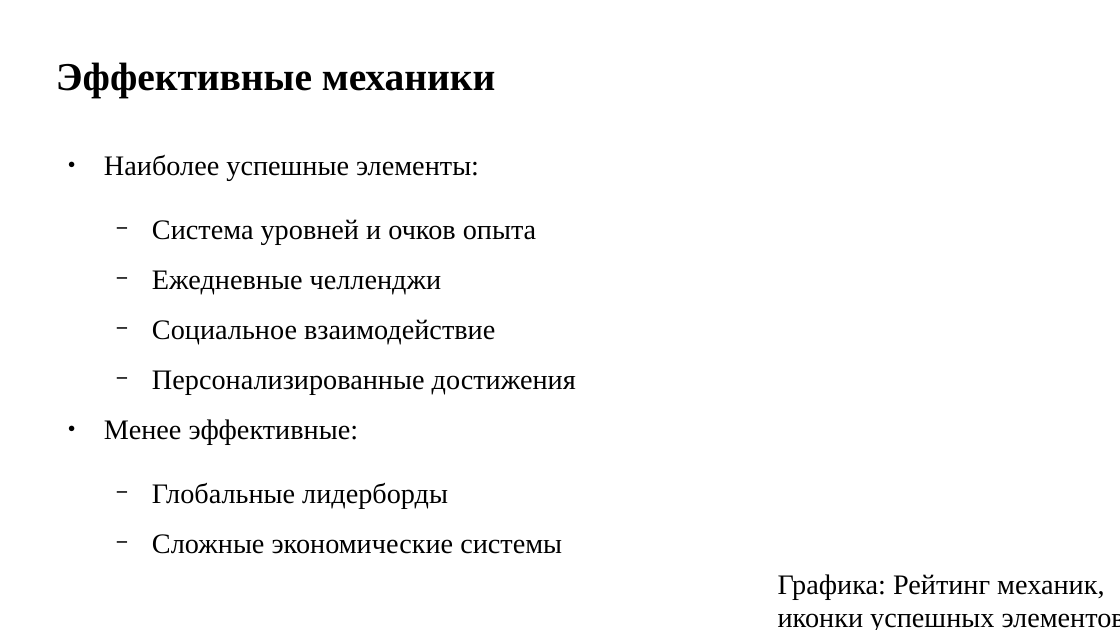
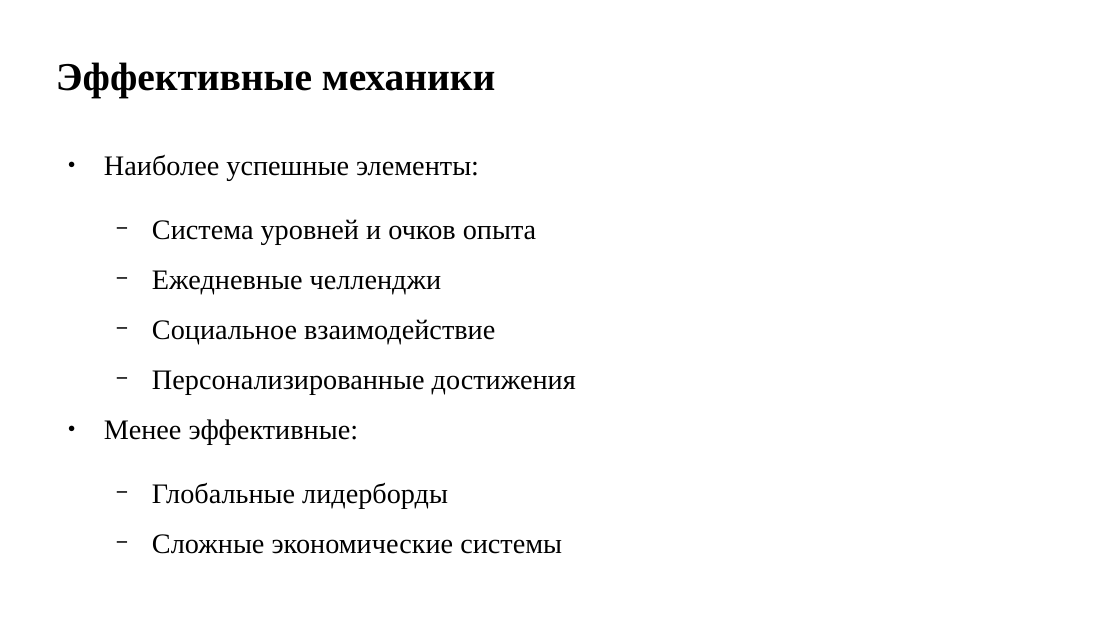
Before and after one commit to pagamov/pagamov_bot, a slide deck: slide 10 of docs/Гамов_Презентация Отчет НИР_26.pptx. Drawn at 1120x630 pixels with LibreOffice and Linux fonts; fonts in the diff are those of the drawing. Boxes give left, top, right and bottom in pixels: in the first picture for what was removed or moved away, otherwise in the second. Text is boxed around its words. In the diff, an @@ line names an element or a change of style, - is before the commit and + after.

```diff
--- a/docs/Гамов_Презентация Отчет НИР_26.pptx
+++ b/docs/Гамов_Презентация Отчет НИР_26.pptx
@@ text removed at (778, 574, 1120, 630) @@
-Графика: Рейтинг механик, иконки успешных элементов
```
Also in this commit, not shown: 20 other slides changed, 2 other files.
